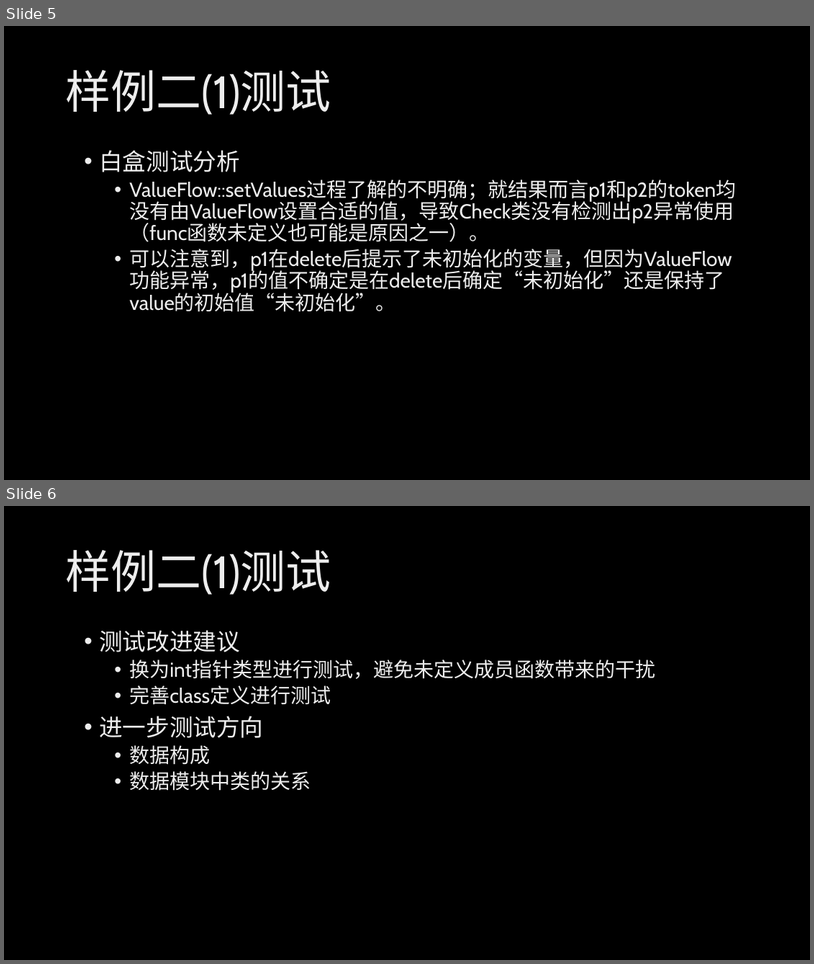
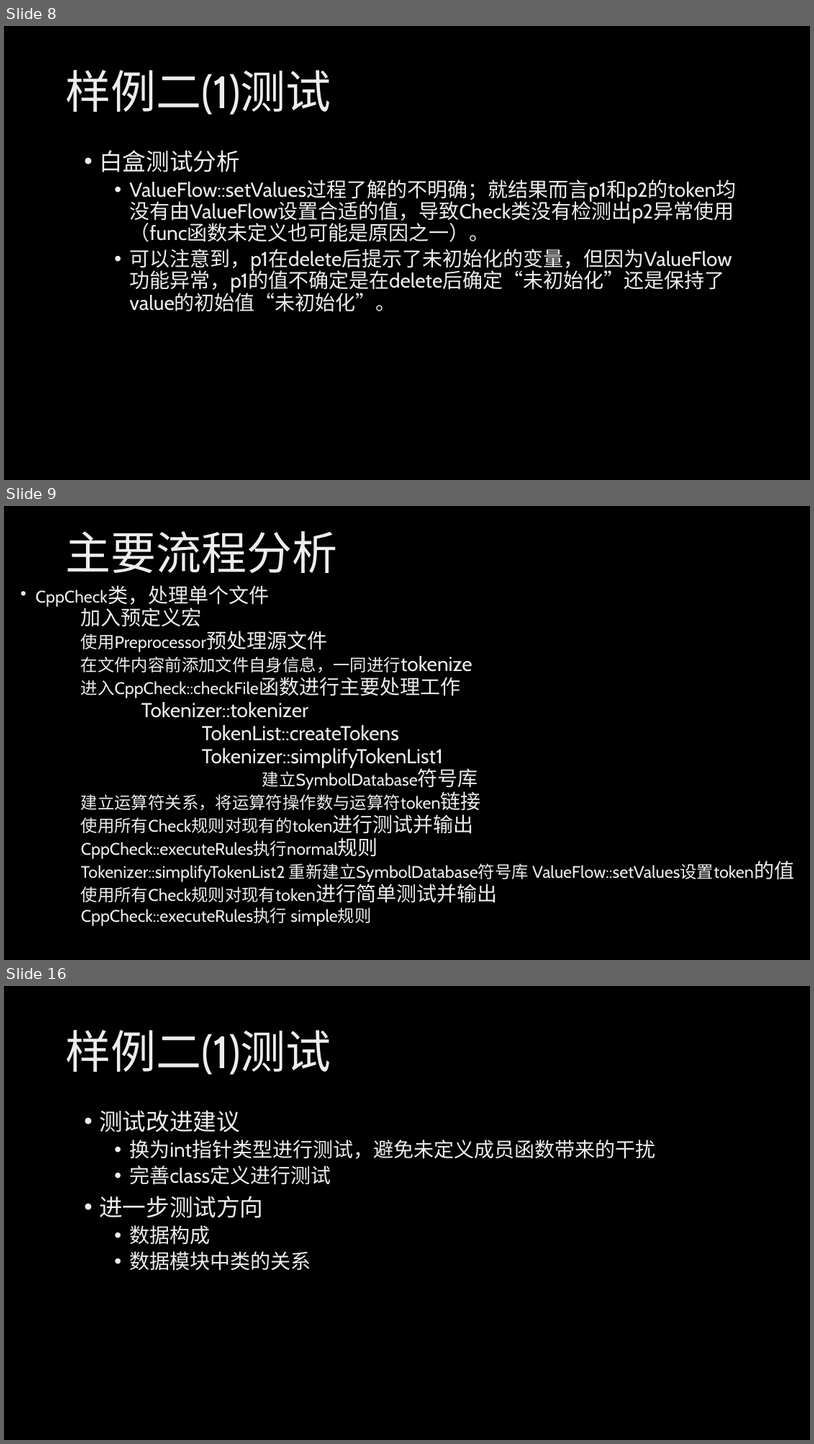
Before and after one commit to HSCppcheck/Cppcheck, a slide deck: 汇报/第四、五周工作汇报.pptx. Shown one above the other, each under a label of ours: slides 5 and 6 before the commit, slides 8, 9 and 16 after it; the slides between them are not shown. The pictures are 814x964 and 814x1444 pixels, drawn with LibreOffice and Linux fonts; fonts in the diff are those of the drawing; background and template pictures are left out. Boxes give left, top, right and bottom in pixels: in the first picture for what was removed or moved away, otherwise in the second. Text is boxed around its words. In the diff, an @@ line names an element or a change of style, - is before the commit and + after.

```diff
--- a/汇报/第四、五周工作汇报.pptx
+++ b/汇报/第四、五周工作汇报.pptx
@@ slide 9 added at box(4, 506, 810, 960), background picture (left out) @@
@@ title added at box(65, 531, 337, 573), 54 pt, text gradient #BFBFBF to #EDEDED to #FFFFFF @@
+主要流程分析
@@ text added at box(81, 585, 754, 926), 20 pt, text gradient #BFBFBF to #EDEDED to #FFFFFF @@
+• CppCheck类，处理单个文件
+加入预定义宏
+使用Preprocessor预处理源文件
+在文件内容前添加文件自身信息，一同进行tokenize
+进入CppCheck::checkFile函数进行主要处理工作
+Tokenizer::tokenizer
+TokenList::createTokens
+Tokenizer::simplifyTokenList1
+建立SymbolDatabase符号库
+建立运算符关系，将运算符操作数与运算符token链接
+使用所有Check规则对现有的token进行测试并输出
+CppCheck::executeRules执行normal规则
+Tokenizer::simplifyTokenList2 重新建立SymbolDatabase符号库 ValueFlow::setValues设置token的值
+使用所有Check规则对现有token进行简单测试并输出
+CppCheck::executeRules执行 simple规则
@@ what was slide 5 is now slide 8 @@
@@ what was slide 6 is now slide 16 @@
```
Also in this commit, not shown: 9 other slides added.
